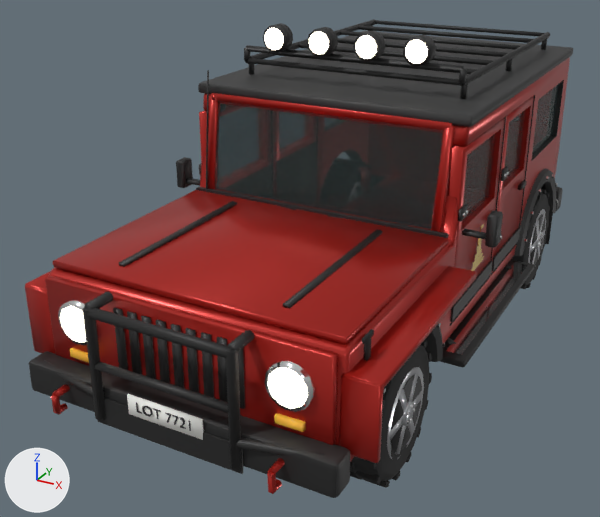
What one commit did to the FBX model Art_Source/Jeep/Car_Model_LOD1.fbx.
One viewpoint serves both versions: a 50 mm camera at (2.26, -4.98, 2.97) aimed at (-0.29, -0.35, 0.66). The lights are fixed; the arrows at lower left show +X, +Y and +Z. The first picture is the older version. Where no turn or scale is listed for an object, it has been applied to the vertices.

Before the edit, the objects in view are built like this:
```python
mat_mat_alloy = principled_material('MAT_Alloy')
mat_mat_alloy.base_color = (0.55, 0.56, 0.58)  # light grey #c4c5c8
mat_mat_alloy.metallic = 1.0
mat_mat_alloy.roughness = 0.28
me_sm_jeep_lod1_001 = bpy.data.meshes.new('SM_Jeep_LOD1.001')
me_sm_jeep_lod1_001.from_pydata(...)  # 7676 vertices, 7457 faces; spans x -1.12..1.12, y -2.36..2.39, z -0.01..2.22
me_sm_jeep_lod1_001.materials.append(mat_mat_paint_red)  # red #ad241d
me_sm_jeep_lod1_001.materials.append(mat_mat_interior)  # dark grey #45423f
me_sm_jeep_lod1_001.materials.append(mat_mat_blacktrim)  # black #272727
me_sm_jeep_lod1_001.materials.append(mat_mat_hardtop_black)  # dark grey #303030
me_sm_jeep_lod1_001.materials.append(mat_mat_glass)  # greyish cyan #303f3f
me_sm_jeep_lod1_001.materials.append(mat_mat_gold_emblem)  # yellow #ebce81
me_sm_jeep_lod1_001.materials.append(mat_mat_chrome)  # white #e7e7e7
me_sm_jeep_lod1_001.materials.append(mat_mat_light_head)  # white #fffaea, glowing pale yellow #fff7e1
me_sm_jeep_lod1_001.materials.append(mat_mat_light_indicator)  # orange #ffbc3f
me_sm_jeep_lod1_001.materials.append(mat_mat_light_tail)  # red #bc2727, glowing red #ff3f30
me_sm_jeep_lod1_001.materials.append(mat_mat_light_reverse)  # white #f3f3f3
me_sm_jeep_lod1_001.materials.append(mat_mat_plate)  # white #f6f6f1
me_sm_jeep_lod1_001.materials.append(mat_mat_rubber)  # black #212121
me_sm_jeep_lod1_001.materials.append(mat_mat_alloy)  # light grey #c4c5c8
me_sm_jeep_lod1_001.materials.append(mat_mat_undercarriage)  # dark grey #353538
ob_sm_jeep_lod1 = bpy.data.objects.new('SM_Jeep_LOD1', me_sm_jeep_lod1_001)
ob_sm_jeep_lod1.location = (0.0, 0.0, 0.0)
```
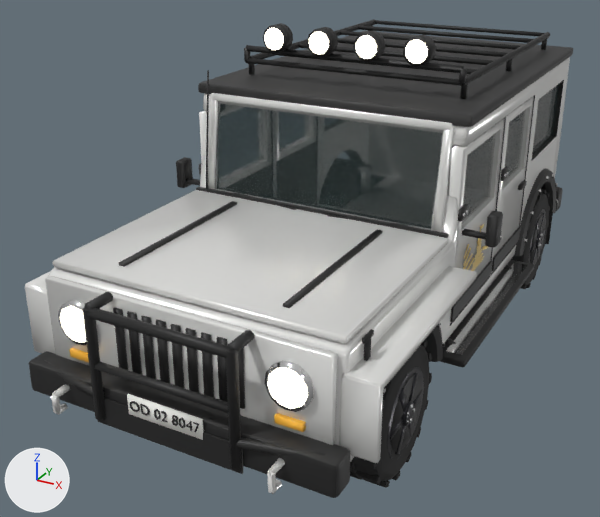
The change, as a list of edits to the scene's bpy script:
```text
Change mat_mat_alloy:
    mat_mat_alloy.base_color: (0.55, 0.56, 0.58) -> (0.035, 0.035, 0.04)  # light grey #c4c5c8 -> dark grey #353538
Add mat_mat_paint_body:
    mat_mat_paint_body = principled_material('MAT_Paint_Body')
    mat_mat_paint_body.base_color = (0.82, 0.82, 0.8)  # white #eaeae7
    mat_mat_paint_body.metallic = 0.3
    mat_mat_paint_body.roughness = 0.25
Change me_sm_jeep_lod1_001:
    used by ob_sm_jeep_lod1; location = (0.0, 0.0, 0.0)
    remove me_sm_jeep_lod1_001.from_pydata(...)  # 7676 vertices, 7457 faces; spans x -1.12..1.12, y -2.36..2.39, z -0.01..2.22
    add me_sm_jeep_lod1_001.from_pydata(...)  # 8528 vertices, 8719 faces; spans x -1.12..1.12, y -2.36..2.41, z -0.01..2.22
    me_sm_jeep_lod1_001 part 1: 29 vertices moved within x -0.9..0.89, y -2.27..2.18, z 0.02..2.06; 212 vertices removed from x -0.96..0.93, y -2.27..2.39, z 0.02..2.02; 1044 vertices added at x -1.07..1.07, y -2.27..2.41, z 0.02..2.05
    me_sm_jeep_lod1_001 part 2: 635 faces spanning x -1.07..1.07, y -2.36..2.05, z 0.44..1.8 switch from mat_mat_paint_red (red #ad241d) to mat_mat_paint_body (white #eaeae7)
    other edits to the shape of me_sm_jeep_lod1_001 do not show in these pictures
```

Changed parts and their boxes [x1, y1, x2, y2] in the pictures (600 x 517 px):
'SM_Jeep_LOD1', recoloured, reshaped: [25, 19, 573, 498] in both
part 1 of me_sm_jeep_lod1_001, built on: [54, 45, 555, 481] in both
part 2 of me_sm_jeep_lod1_001, recoloured: [25, 58, 570, 494] in both
